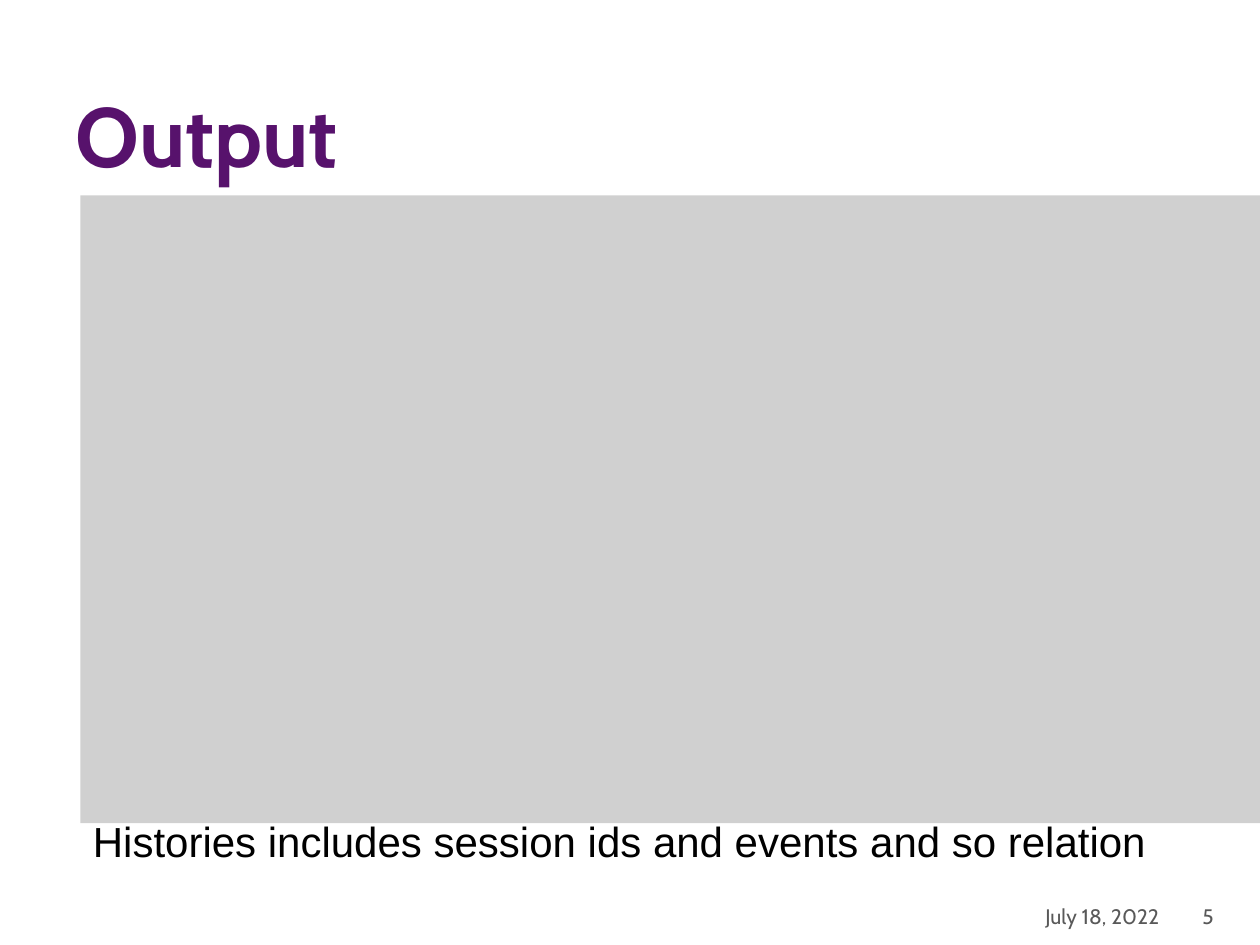
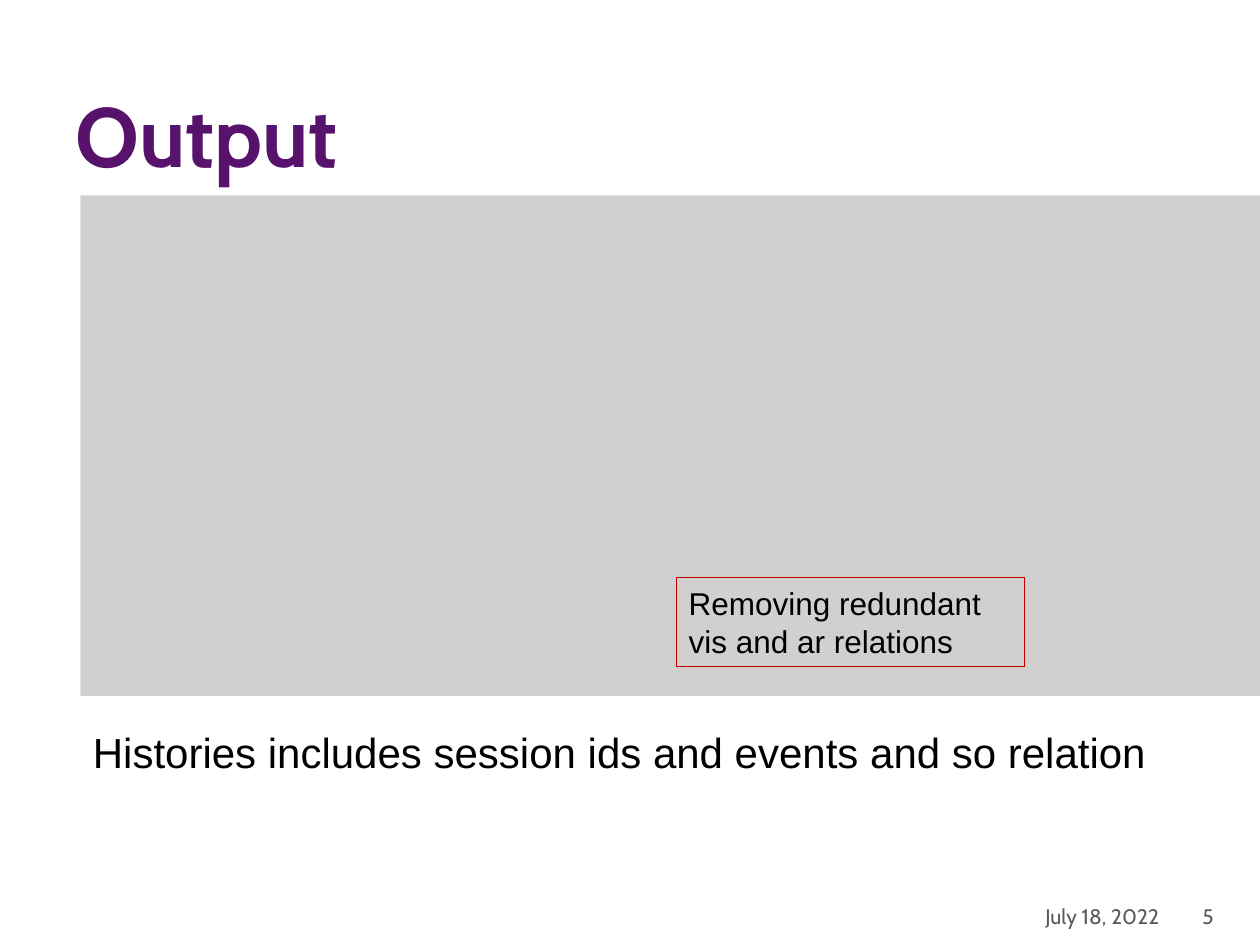
Before and after one commit to hengxin/vis-ar-formalization, a slide deck: slide 5 of alloy/report/pictures of histories.pptx. Drawn at 1260x945 pixels with LibreOffice and Linux fonts; fonts in the diff are those of the drawing; grey boxes stand for pictures; background and template pictures are left out. Boxes give left, top, right and bottom in pixels: in the first picture for what was removed or moved away, otherwise in the second. Text is boxed around its words. In the diff, an @@ line names an element or a change of style, - is before the commit and + after.

Commit message:
update report/generating pictures of abstract executions and histories

```diff
--- a/alloy/report/pictures of histories.pptx
+++ b/alloy/report/pictures of histories.pptx
@@ picture resized from (x1=81, y1=195, x2=1260, y2=823) to (x1=81, y1=195, x2=1260, y2=696) @@
@@ rectangle added at (x1=677, y1=578, x2=1024, y2=668), outline #C00000 0.75 pt, 18 pt, text #000000 @@
+Removing redundant vis and ar relations
@@ text "Histories includes session ids and ..." moved from (x1=93, y1=826, x2=1146, y2=858) to (x1=93, y1=737, x2=1146, y2=769) @@
```
